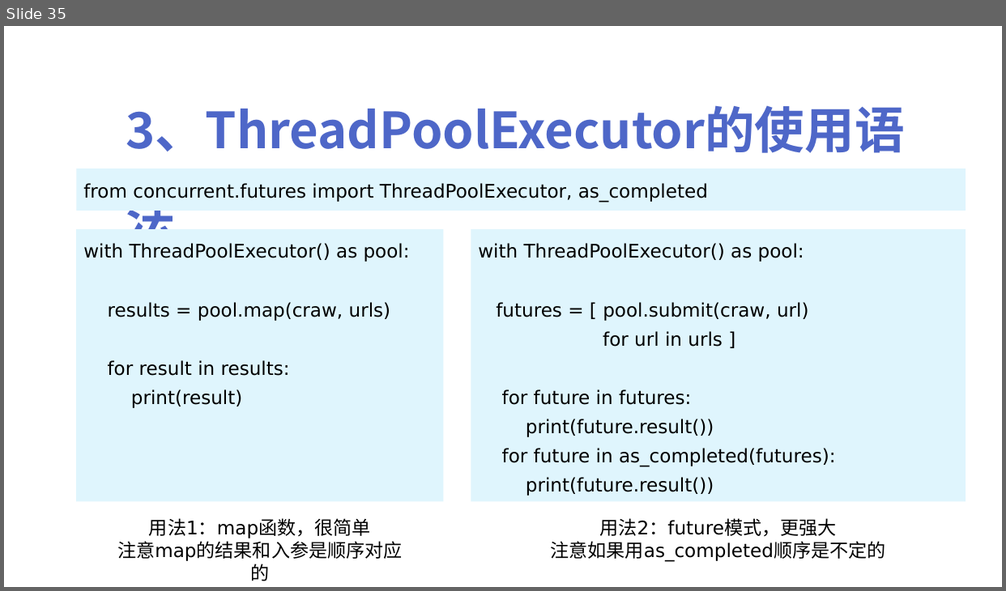
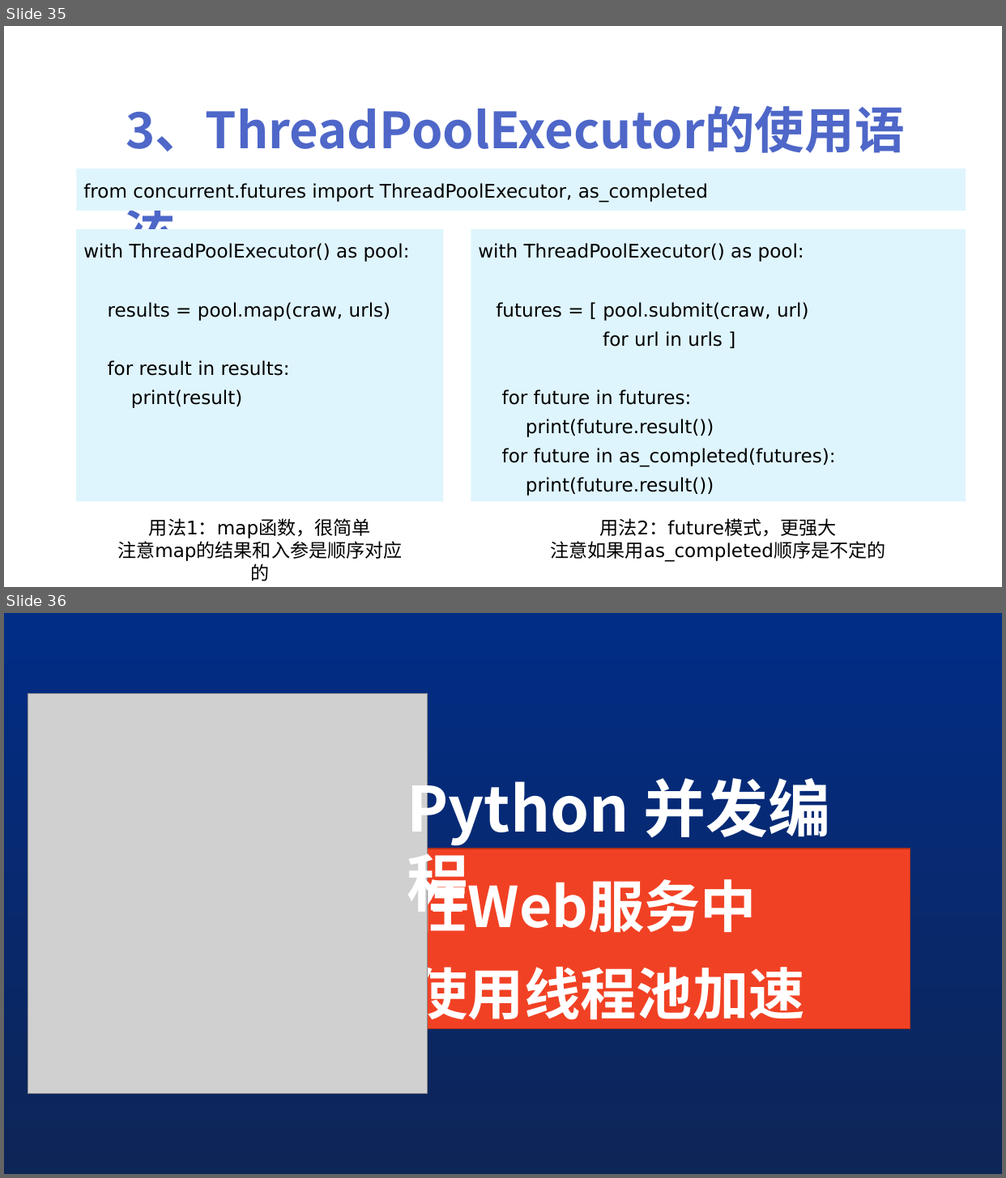
Before and after one commit to peiss/ant-learn-python-concurrent, a slide deck: Python并发编程简介.pptx. Shown one above the other, each under a label of ours: slide 35 before the commit, slides 35 and 36 after it. The pictures are 1006x591 and 1006x1178 pixels, drawn with LibreOffice and Linux fonts; fonts in the diff are those of the drawing; grey boxes stand for pictures. Boxes give left, top, right and bottom in pixels: in the first picture for what was removed or moved away, otherwise in the second. Text is boxed around its words. In the diff, an @@ line names an element or a change of style, - is before the commit and + after.

```diff
--- a/Python并发编程简介.pptx
+++ b/Python并发编程简介.pptx
@@ slide 36 added at (4, 613, 1002, 1174), background gradient #012D86 to #0E2557 @@
@@ picture added at (28, 694, 428, 1093) @@
@@ text added at (407, 769, 831, 922), 60 pt, text #FFFFFF, bold @@
+Python 并发编程
@@ title added at (404, 849, 910, 1029), fill #F14124, outline #B2301B 1 pt, 54 pt, text #FFFFFF, bold @@
+在Web服务中
+使用线程池加速
```
Also in this commit, not shown: 8 other slides added, 2 other files.
